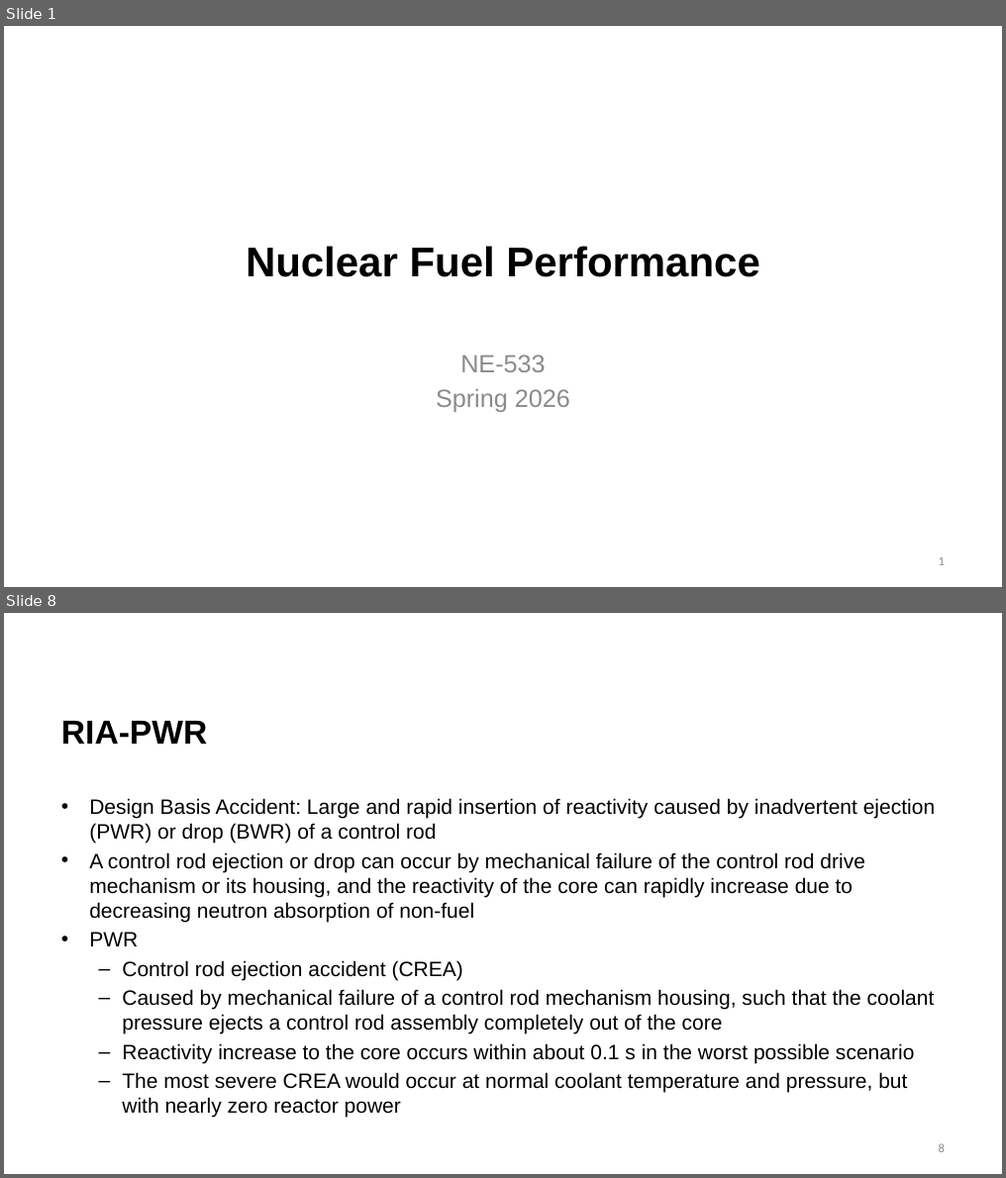
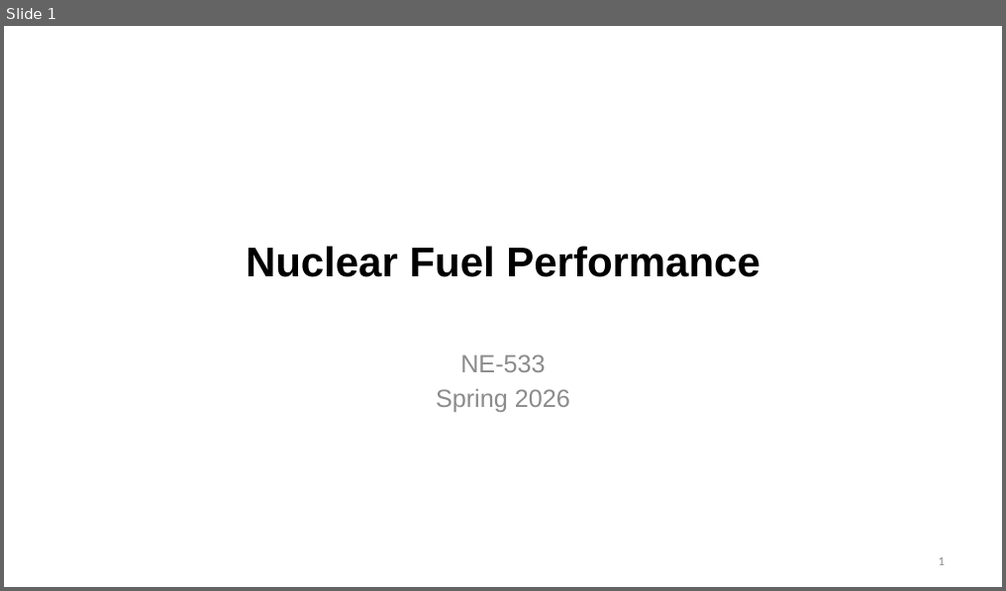
Before and after one commit to benbeeler/TEACHING, a slide deck: Nuclear_Fuel_Performance/NE533_Spring2026/Module4/Lec19_Accidents.pptx. Shown one above the other, each under a label of ours: slides 1 and 8 before the commit, slide 1 after it; the slides between them are not shown. The pictures are 1006x1178 and 1006x591 pixels, drawn with LibreOffice and Linux fonts; fonts in the diff are those of the drawing; background and template pictures are left out. Boxes give left, top, right and bottom in pixels: in the first picture for what was removed or moved away, otherwise in the second. Text is boxed around its words. In the diff, an @@ line names an element or a change of style, - is before the commit and + after.

```diff
--- a/Nuclear_Fuel_Performance/NE533_Spring2026/Module4/Lec19_Accidents.pptx
+++ b/Nuclear_Fuel_Performance/NE533_Spring2026/Module4/Lec19_Accidents.pptx
@@ slide 8 removed at [4, 613, 1002, 1174], background #FFFFFF @@
@@ title removed at [61, 721, 207, 744] @@
-RIA-PWR
@@ text removed at [89, 798, 935, 1118] @@
-• Design Basis Accident: Large and rapid insertion of reactivity caused by inadvertent ejection (PWR) or drop (BWR) of a control rod
-• A control rod ejection or drop can occur by mechanical failure of the control rod drive mechanism or its housing, and the reactivity of the core can rapidly increase due to decreasing neutron absorption of non-fuel
-• PWR
-  – Control rod ejection accident (CREA)
-  – Caused by mechanical failure of a control rod mechanism housing, such that the coolant pressure ejects a control rod assembly completely out of the core
-  – Reactivity increase to the core occurs within about 0.1 s in the worst possible scenario
-  – The most severe CREA would occur at normal coolant temperature and pressure, but with nearly zero reactor power
@@ page number removed at [939, 1144, 944, 1153] @@
-8
```
Also in this commit, not shown: 14 slides added, 26 other slides removed, 17 other files.
